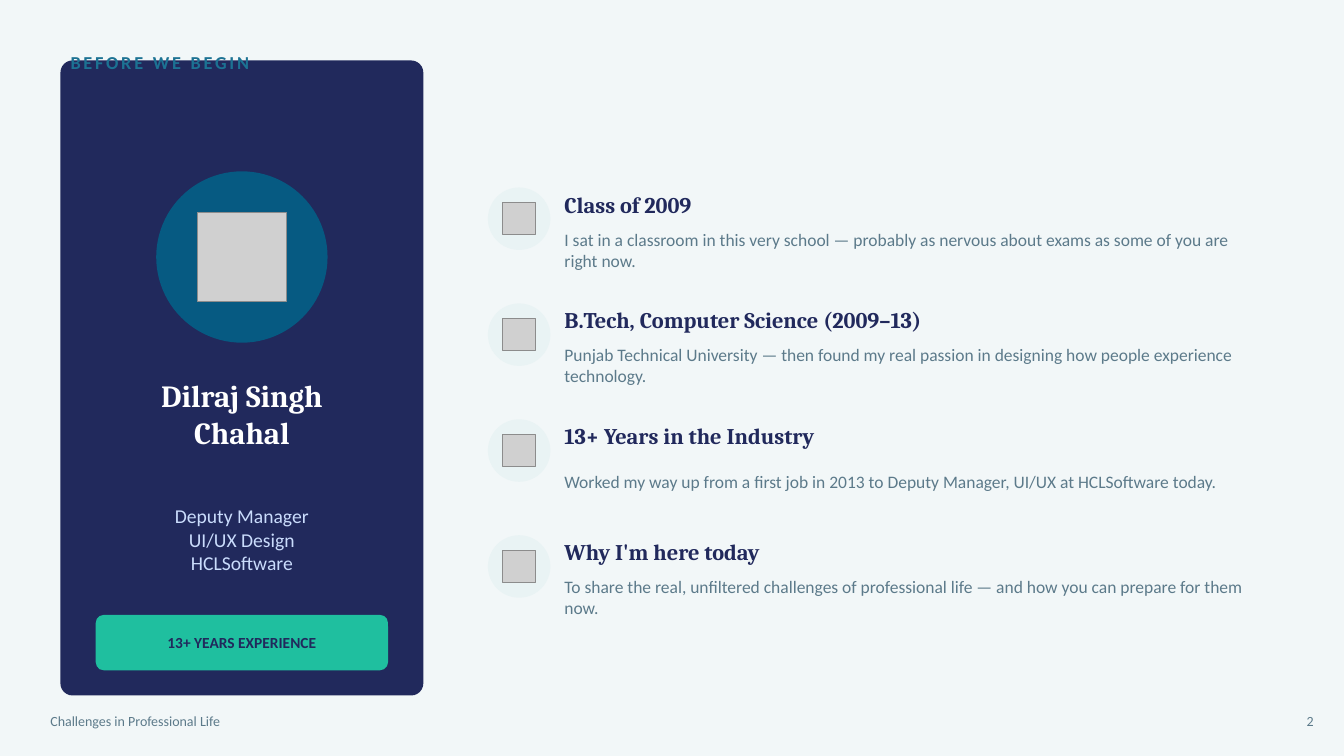
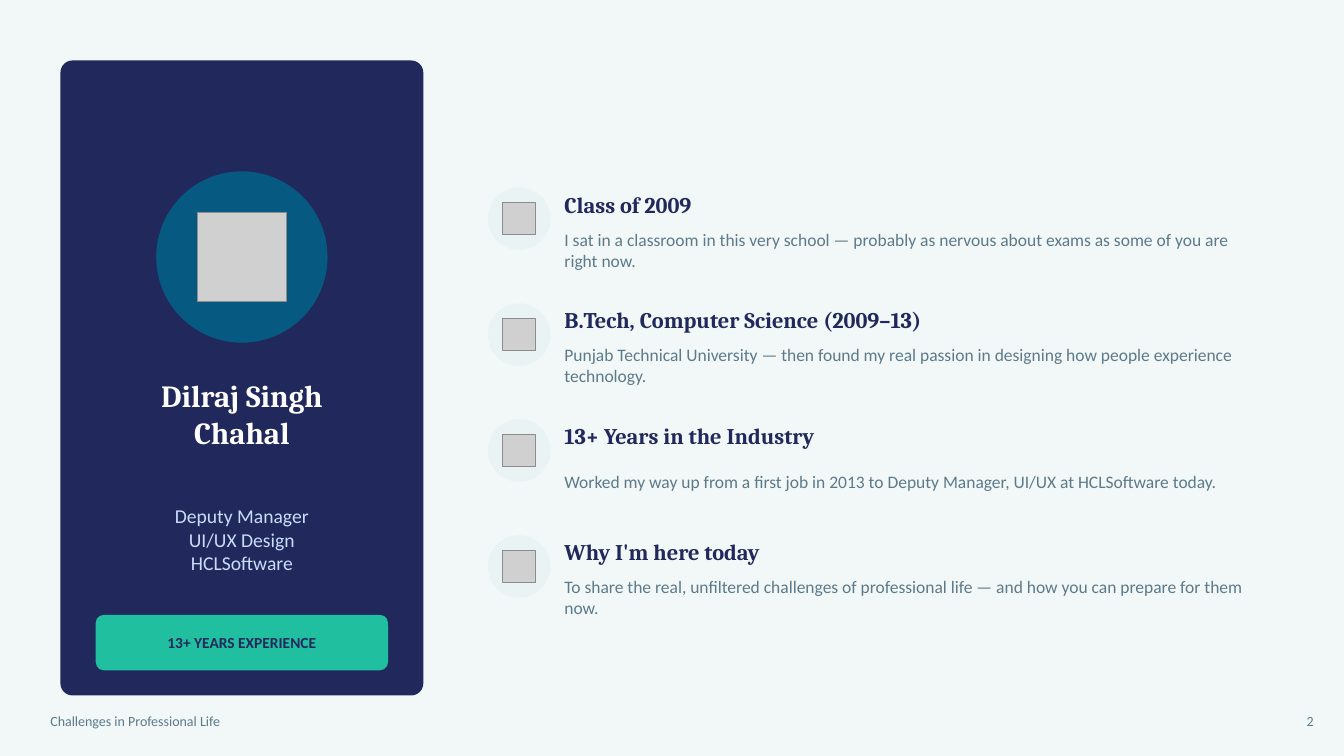
Before and after one commit to dayadilraj-design/Agentic, a slide deck: slide 2 of Challenges_in_Professional_Life.pptx. Drawn at 1344x756 pixels with LibreOffice and Linux fonts; fonts in the diff are those of the drawing; grey boxes stand for pictures. Boxes give left, top, right and bottom in pixels: in the first picture for what was removed or moved away, otherwise in the second. Text is boxed around its words. In the diff, an @@ line names an element or a change of style, - is before the commit and + after.

```diff
--- a/Challenges_in_Professional_Life.pptx
+++ b/Challenges_in_Professional_Life.pptx
@@ text removed at (71,54,249,74) @@
-BEFORE WE BEGIN
```
Also in this commit, not shown: 5 other slides changed.
